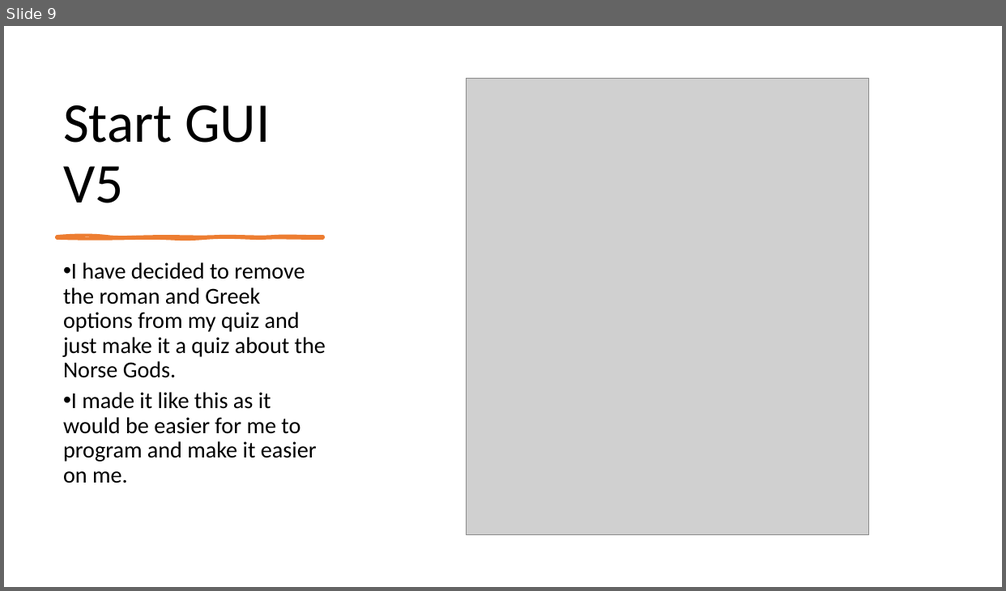
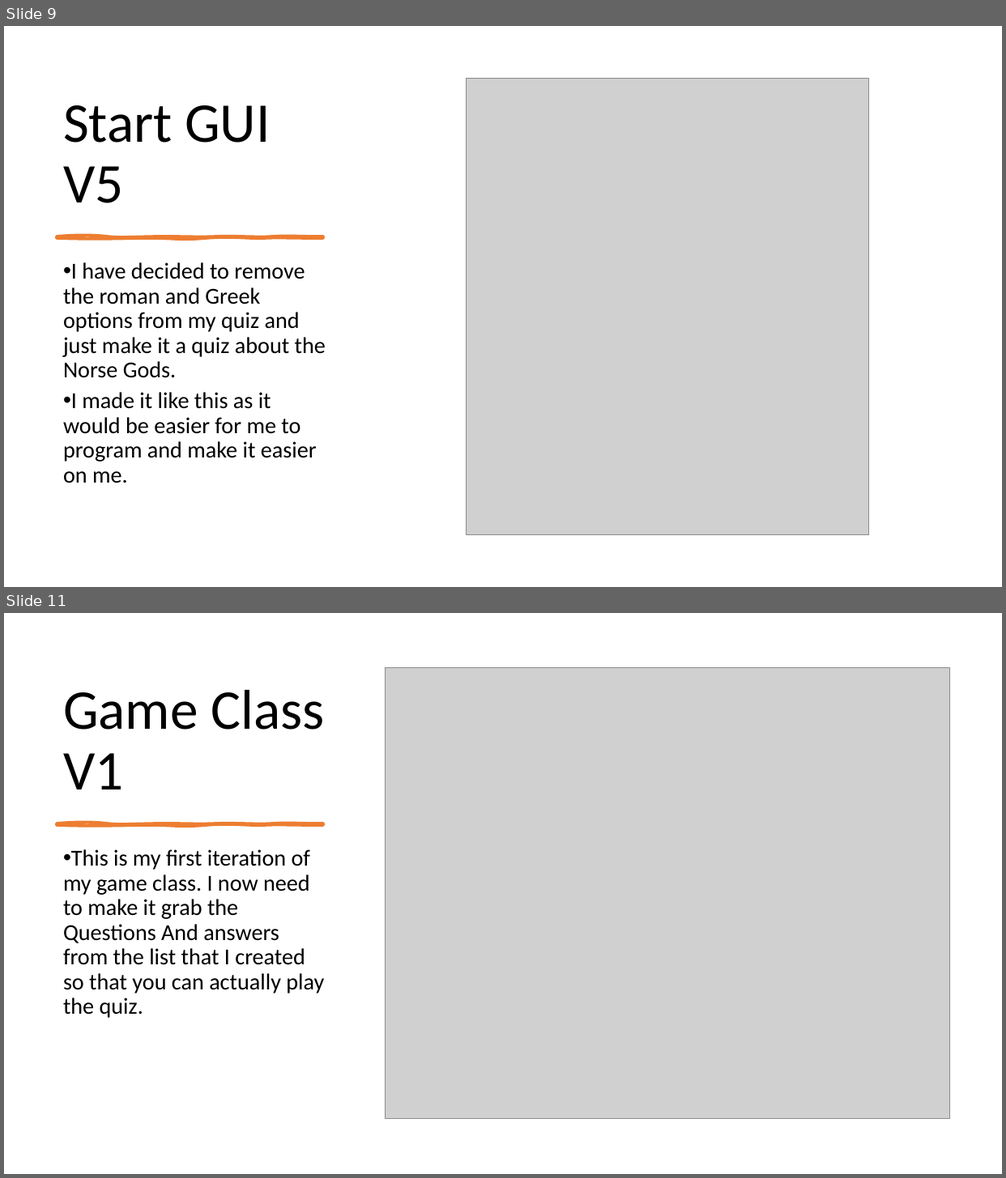
Before and after one commit to morrisj70800/01_Assesment, a slide deck: Programming Assesment.pptx. Shown one above the other, each under a label of ours: slide 9 before the commit, slides 9 and 11 after it; the slides between them are not shown. The pictures are 1006x591 and 1006x1178 pixels, drawn with LibreOffice and Linux fonts; fonts in the diff are those of the drawing; grey boxes stand for pictures. Boxes give left, top, right and bottom in pixels: in the first picture for what was removed or moved away, otherwise in the second. Text is boxed around its words. In the diff, an @@ line names an element or a change of style, - is before the commit and + after.

Commit message:
Game class
slightlu working need to make it work

```diff
--- a/Programming Assesment.pptx
+++ b/Programming Assesment.pptx
@@ slide 11 added at [4, 613, 1002, 1174], background #FFFFFF @@
@@ picture added at [385, 668, 950, 1120] @@
@@ title added at [63, 690, 324, 790], 54 pt, text #000000 @@
+Game Class V1
@@ freeform shape added at [57, 824, 323, 825], fill #ED7D31, outline #ED7D31 3 pt @@
@@ text added at [63, 850, 324, 1018], 22 pt, text #000000 @@
+• This is my first iteration of my game class. I now need to make it grab the Questions And answers from the list that I created so that you can actually play the quiz.
```
Also in this commit, not shown: 1 slide changed, 1 other slide added, 1 slide removed, 6 other files.
